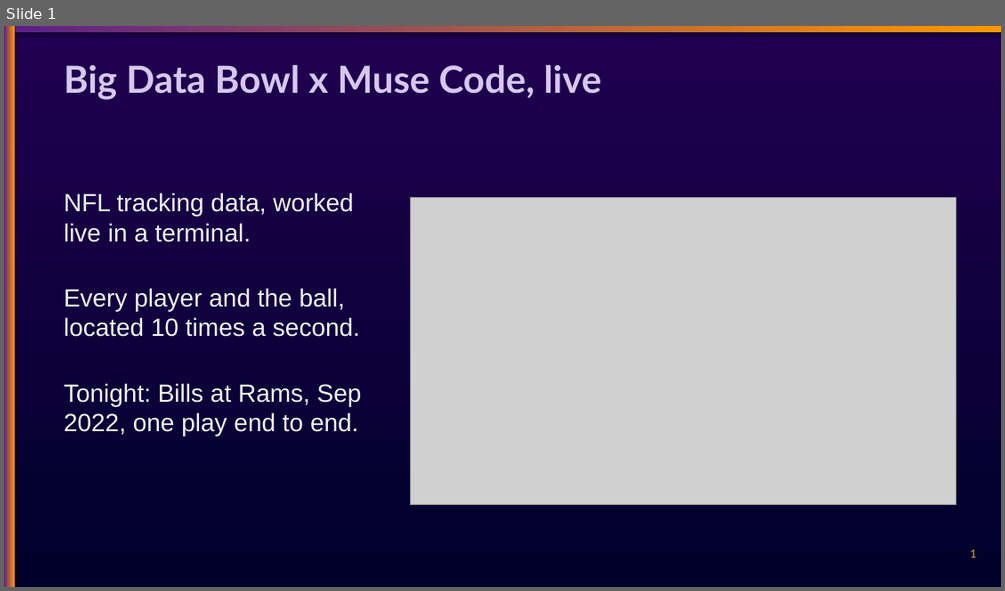
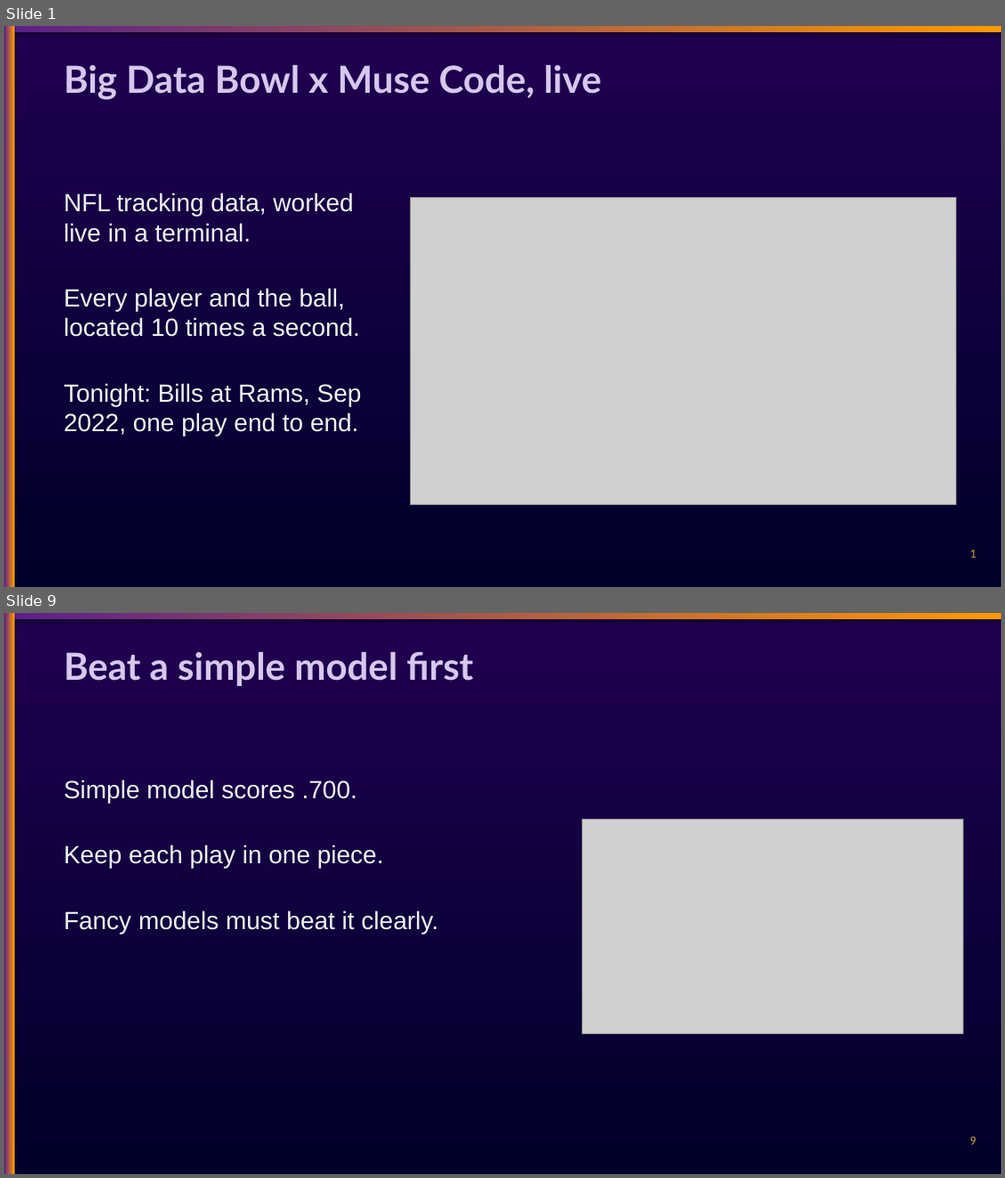
Before and after one commit to chasko-labs/nfl-big-data-bowl-2027, a slide deck: deck/unified.pptx. Shown one above the other, each under a label of ours: slide 1 before the commit, slides 1 and 9 after it; the slides between them are not shown. The pictures are 1005x591 and 1005x1178 pixels, drawn with LibreOffice and Linux fonts; fonts in the diff are those of the drawing; grey boxes stand for pictures. Boxes give left, top, right and bottom in pixels: in the first picture for what was removed or moved away, otherwise in the second. Text is boxed around its words. In the diff, an @@ line names an element or a change of style, - is before the commit and + after.

```diff
--- a/deck/unified.pptx
+++ b/deck/unified.pptx
@@ slide 9 added at <box>4,613,1001,1174</box>, background gradient #00002A to #200050 @@
@@ rectangle added at <box>4,613,1001,619</box>, fill gradient #5A1F8A to #FF9900 @@
@@ rectangle added at <box>4,613,15,1174</box>, fill gradient #5A1F8A to #FF9900 @@
@@ text added at <box>64,651,473,686</box>, 36 pt, text #D7C7EE, bold @@
+Beat a simple model first
@@ text added at <box>64,779,438,933</box>, 24 pt, text #F0F0F0 @@
+Simple model scores .700.
+Keep each play in one piece.
+Fancy models must beat it clearly.
@@ picture added at <box>582,819,963,1034</box> @@
@@ text added at <box>970,1136,976,1144</box>, 12 pt, text #C9A23F @@
+9
```
Also in this commit, not shown: 7 slides changed, 8 other slides added, 9 slides removed.
